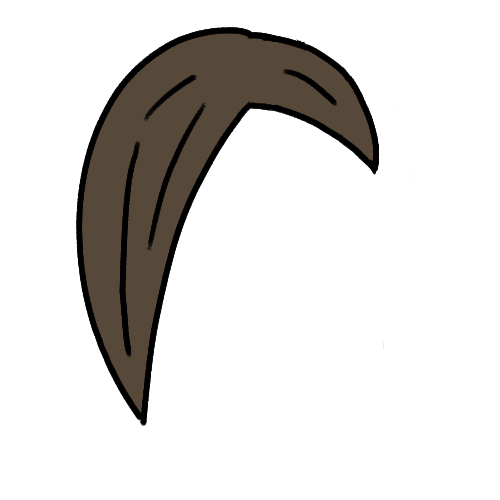
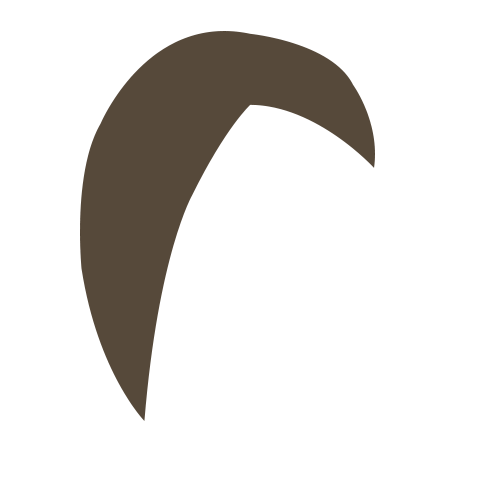
Layers edited between the first and the second (500, 500) image:
hid "h10" over (76, 27, 413, 426)
